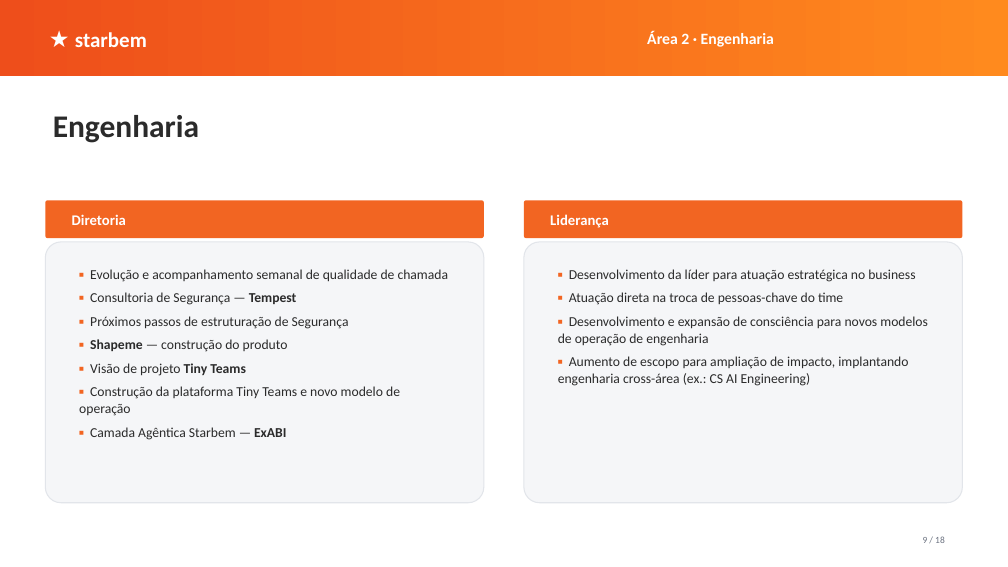
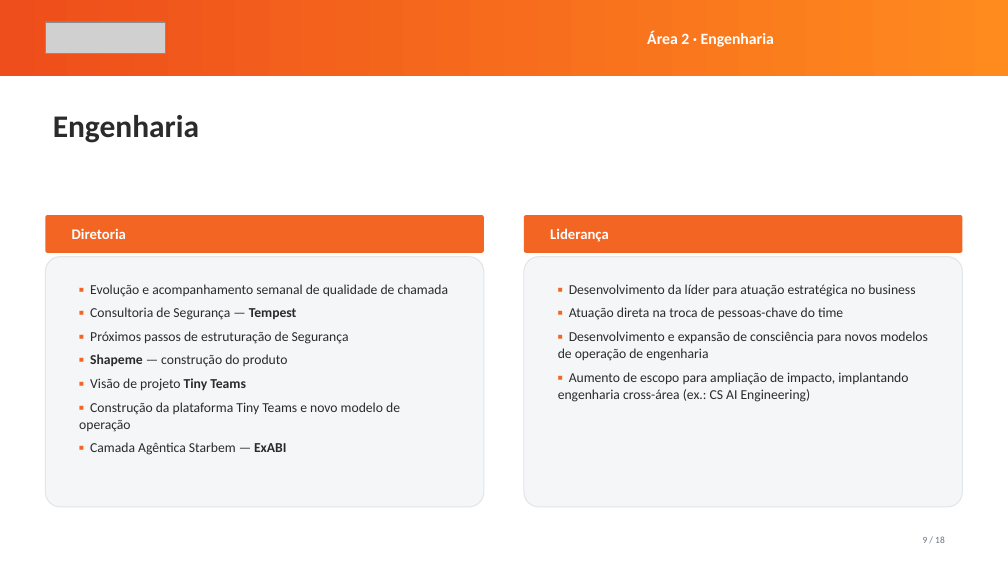
Before and after one commit to renato-dmb/agenda-facil, a slide deck: slide 9 of docs/conversa-ceo/apresentacao.pptx. Drawn at 1008x567 pixels with LibreOffice and Linux fonts; fonts in the diff are those of the drawing; grey boxes stand for pictures. Boxes give left, top, right and bottom in pixels: in the first picture for what was removed or moved away, otherwise in the second. Text is boxed around its words. In the diff, an @@ line names an element or a change of style, - is before the commit and + after.

```diff
--- a/docs/conversa-ceo/apresentacao.pptx
+++ b/docs/conversa-ceo/apresentacao.pptx
@@ picture added at (45, 22, 165, 54) @@
@@ text removed at (75, 32, 147, 47) @@
-★ starbem
@@ 2 texts, 2 rounded rectangles: place and size @@
-2 texts, 2 rounded rectangles at (45, 200, 963, 238)
+2 texts, 2 rounded rectangles at (45, 215, 963, 253)
@@ rounded rectangle: place and size @@
-rounded rectangle at (45, 242, 484, 503)
+rounded rectangle at (45, 256, 484, 507)
@@ rounded rectangle: place and size @@
-rounded rectangle at (524, 242, 963, 503)
+rounded rectangle at (524, 256, 963, 507)
@@ text "▪ Evolução e acompanhamento semanal ...": place and size @@
-text "▪ Evolução e acompanhamento semanal ..." at (79, 269, 449, 440)
+text "▪ Evolução e acompanhamento semanal ..." at (79, 284, 449, 455)
@@ text "▪ Desenvolvimento da líder para ...": place and size @@
-text "▪ Desenvolvimento da líder para ..." at (558, 269, 928, 386)
+text "▪ Desenvolvimento da líder para ..." at (558, 284, 928, 402)
```
Also in this commit, not shown: 17 other slides changed, 6 other files.
